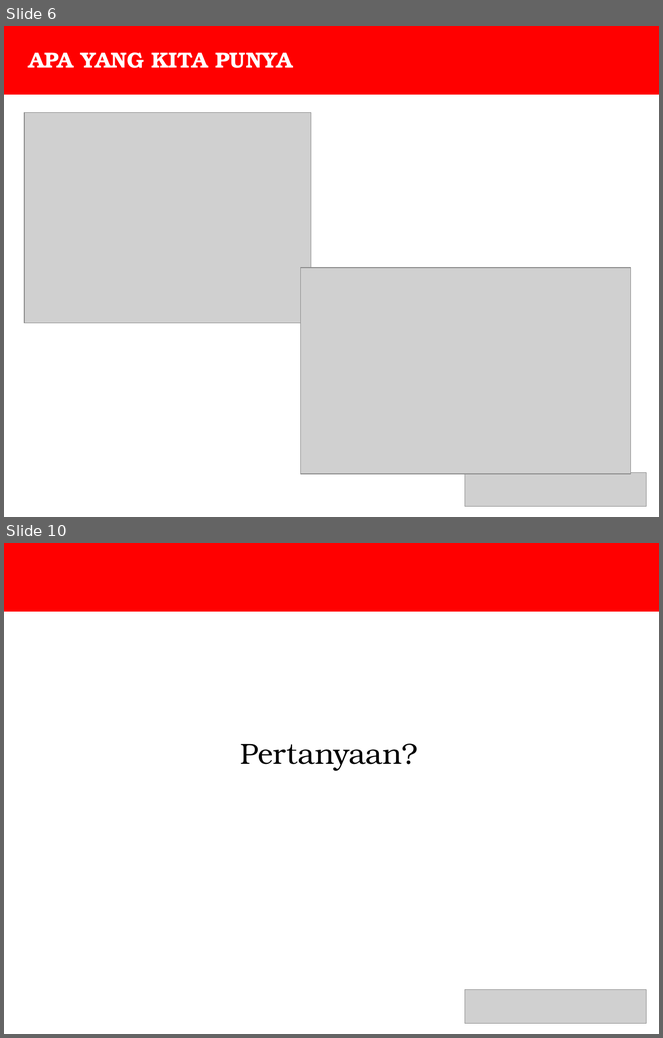
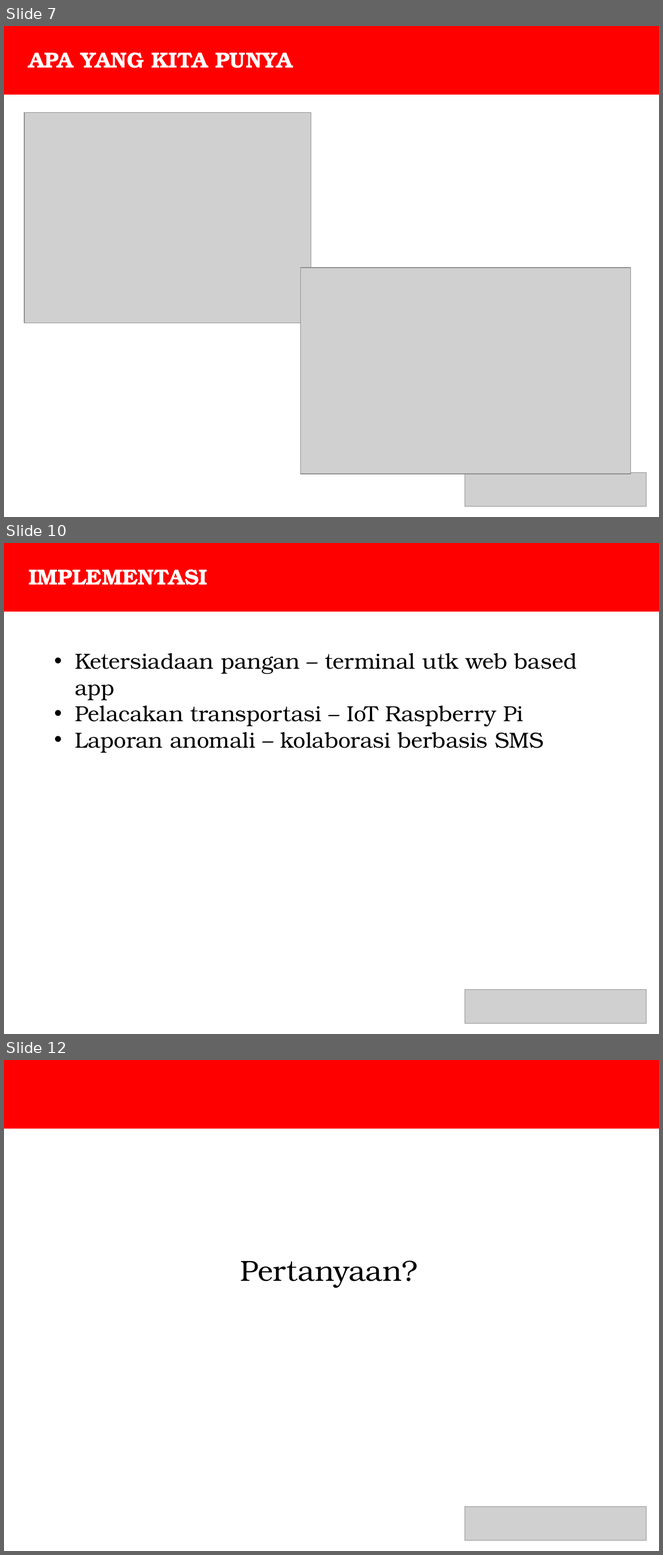
Before and after one commit to aryonp/hai, a slide deck: PRESENTASI.pptx. Shown one above the other, each under a label of ours: slides 6 and 10 before the commit, slides 7, 10 and 12 after it; the slides between them are not shown. The pictures are 663x1038 and 663x1555 pixels, drawn with LibreOffice and Linux fonts; fonts in the diff are those of the drawing; grey boxes stand for pictures. Boxes give left, top, right and bottom in pixels: in the first picture for what was removed or moved away, otherwise in the second. Text is boxed around its words. In the diff, an @@ line names an element or a change of style, - is before the commit and + after.

```diff
--- a/PRESENTASI.pptx
+++ b/PRESENTASI.pptx
@@ slide 10 added at (x1=4, y1=543, x2=659, y2=1034), background #FFFFFF @@
@@ rectangle added at (x1=4, y1=543, x2=659, y2=612), fill #FF0000 @@
@@ text added at (x1=28, y1=570, x2=208, y2=585), 24 pt, text #FFFFFF, bold @@
+IMPLEMENTASI
@@ text added at (x1=75, y1=653, x2=577, y2=753), 24 pt, text #000000 @@
+• Ketersiadaan pangan – terminal utk web based app
+• Pelacakan transportasi – IoT Raspberry Pi
+• Laporan anomali – kolaborasi berbasis SMS
@@ picture added at (x1=465, y1=990, x2=647, y2=1024) @@
@@ what was slide 6 is now slide 7 @@
@@ what was slide 10 is now slide 12 @@
```
Also in this commit, not shown: 4 slides changed, 2 other slides added, 1 slide removed, 1 other file.
